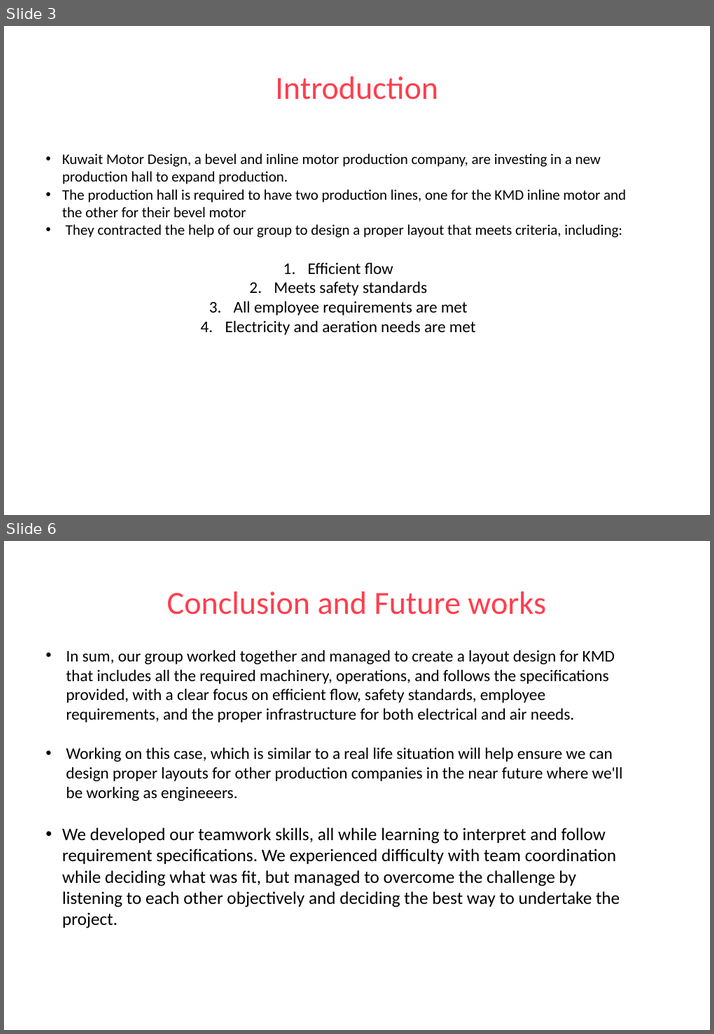
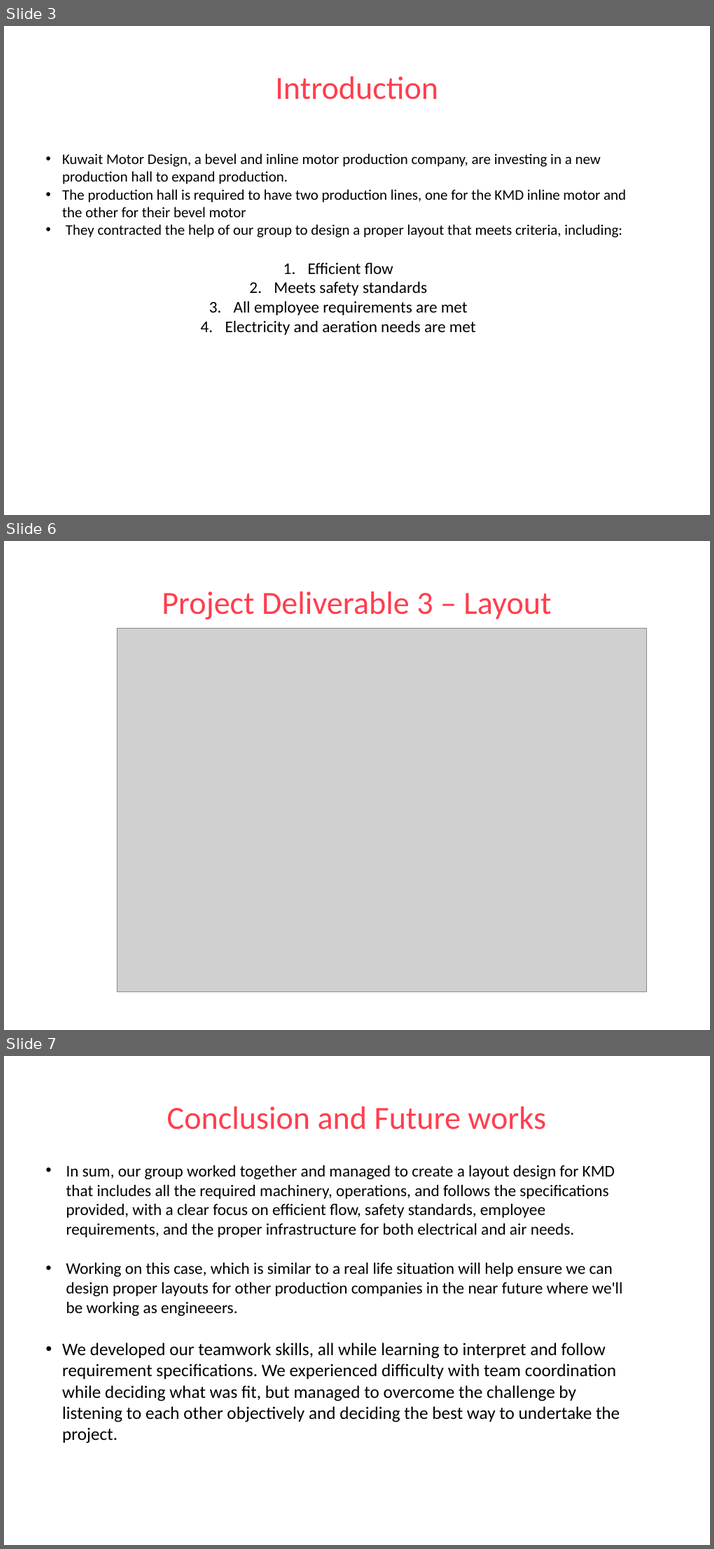
Before and after one commit to simuli/hello-world, a slide deck: ET131 Presentation Slides.pptx. Shown one above the other, each under a label of ours: slides 3 and 6 before the commit, slides 3, 6 and 7 after it; the slides between them are not shown. The pictures are 714x1034 and 714x1549 pixels, drawn with LibreOffice and Linux fonts; fonts in the diff are those of the drawing; grey boxes stand for pictures; background and template pictures are left out. Boxes give left, top, right and bottom in pixels: in the first picture for what was removed or moved away, otherwise in the second. Text is boxed around its words. In the diff, an @@ line names an element or a change of style, - is before the commit and + after.

```diff
--- a/ET131 Presentation Slides.pptx
+++ b/ET131 Presentation Slides.pptx
@@ slide 6 added at (x1=4, y1=541, x2=710, y2=1030), background picture (left out) @@
@@ title added at (x1=162, y1=591, x2=551, y2=619), 35.8 pt, text #FF3E4E @@
+Project Deliverable 3 – Layout
@@ picture added at (x1=117, y1=629, x2=647, y2=992) @@
@@ what was slide 6 is now slide 7 @@
```
Also in this commit, not shown: 2 slides changed.
